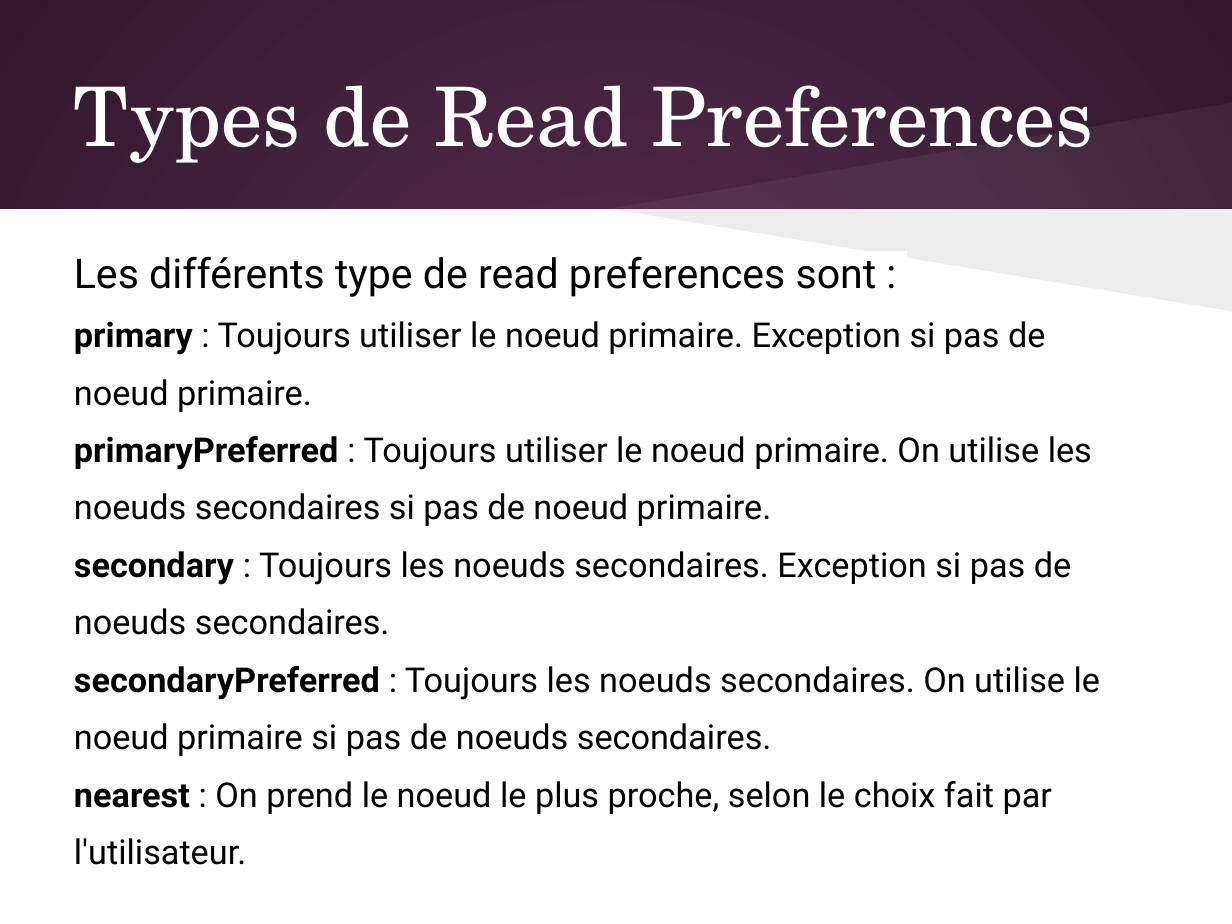
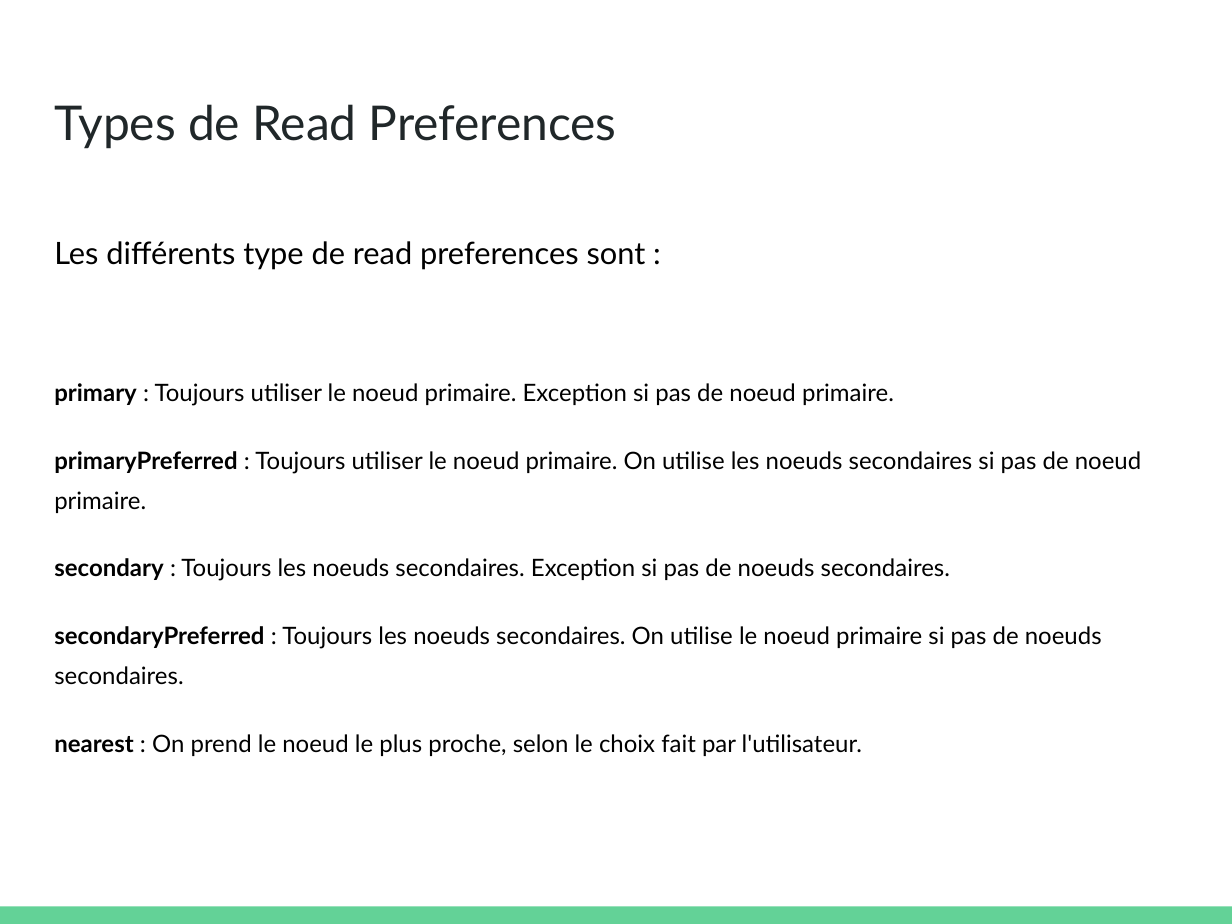
Before and after one commit to olivier-pitton/dant, a slide deck: slide 53 of mongodb/Cours_NoSQL.pptx (slide 60 before the commit). Drawn at 1232x924 pixels with LibreOffice and Linux fonts; fonts in the diff are those of the drawing. Boxes give left, top, right and bottom in pixels: in the first picture for what was removed or moved away, otherwise in the second. Text is boxed around its words. In the diff, an @@ line names an element or a change of style, - is before the commit and + after.

```diff
--- a/mongodb/Cours_NoSQL.pptx
+++ b/mongodb/Cours_NoSQL.pptx
@@ background gradient #592D50 to #30182B to #FFFFFF @@
@@ title "Types de Read Preferences": place and size @@
-title "Types de Read Preferences" at [74, 85, 1094, 163]
+title "Types de Read Preferences" at [54, 104, 617, 149]
@@ title "Types de Read Preferences" at [54, 104, 617, 149]: size 48 to 28 pt, font TeX Gyre Schola to Lato, text colour #FFFFFF to #202729; vertical alignment middle to top @@
@@ freeform shape removed at [610, 102, 1232, 208] @@
@@ rectangle removed at [0, 209, 1232, 924] @@
@@ text "Les différents type de read ...": place and size @@
-text "Les différents type de read ..." at [74, 256, 1100, 865]
+text "Les différents type de read ..." at [54, 241, 1141, 756]
@@ freeform shape removed at [610, 208, 1232, 310] @@
@@ text at [54, 241, 1141, 756]: size 24 to 18 pt in "Les différents type de read preferences sont ..."; font Roboto to Lato in "Les différents type de read preferences sont ...", "primaryPreferred : Toujours utiliser le noeud primaire. ...", "secondary : Toujours les noeuds secondaires. Exception ...", "secondaryPreferred : Toujours les noeuds secondaires. On ..." and 1 more places; size 20 to 14 pt in "primaryPreferred : Toujours utiliser le noeud primaire. ...", "secondary : Toujours les noeuds secondaires. Exception ...", "secondaryPreferred : Toujours les noeuds secondaires. On ...", "nearest : On prend le noeud le ..."; more space between paragraphs @@
@@ text at [54, 383, 894, 406]: text changed; size 20 to 14 pt; font Roboto to Lato @@
-primary : Toujours utiliser le noeud primaire. Exception si pas de
-noeud primaire.
+primary : Toujours utiliser le noeud primaire. Exception si pas de noeud primaire.
@@ rectangle added at [0, 907, 1232, 924], fill #63D297 @@
```
Also in this commit, not shown: 63 other slides changed, 1 slide added, 9 slides removed, 5 other files.
